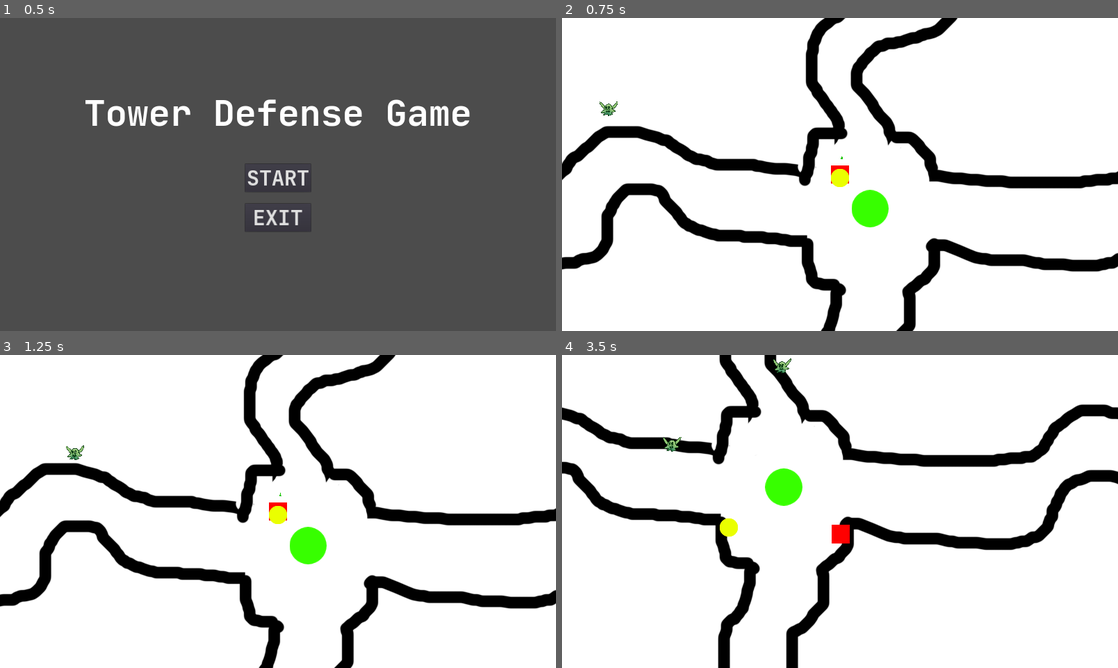
Above: before the commit, frames 1-4 (two rows, left to right).
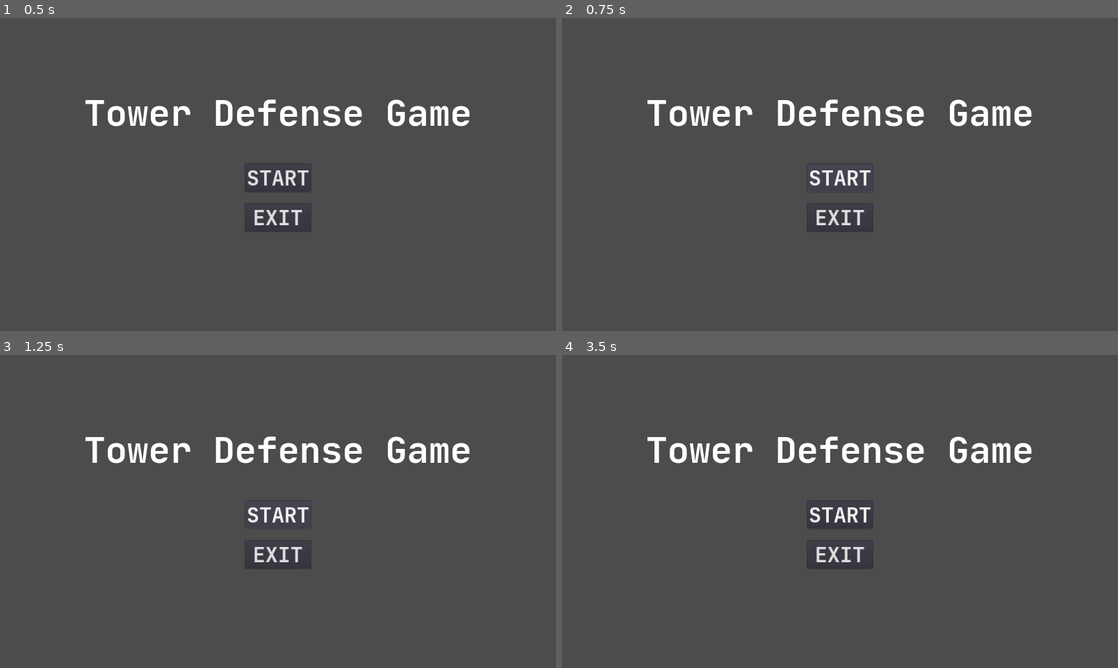
Above: after the commit, the same moments.

Repository: JoshuaEagles/TowerDefenseGame
Game: Godot game, scene res://MainMenu/Menu.tscn
Two runs of this game, one before a commit and one after it. Both use one fixed random seed, a clock stepped at 60 frames per second and the inputs below.
Inputs (mouse positions are in pixels of both pictures, inside the frame that each line leads up to):
- Up to frame 1 (0.5 s): no input
- Up to frame 2 (0.75 s): click "START" at 0.5 s
- Up to frame 3 (1.25 s): no input
- Up to frame 4 (3.5 s): click (840, 514) at 1.25 s, where only the run after the commit has a clickable "START"; move the mouse to (962, 495) at 2.02 s; hold D (move_right) 2.03-2.78 s; move the mouse to (728, 527) at 2.77 s; hold S (menu_down) from 2.78 s (still down)

Frame 1 is identical in both runs. In frame 2, 98% of the frame differs, in the area x 0-100%, y 0-100%; in frame 3, 98%; in frame 4, 99%.

Commit message:
initial navmesh implementation

Diff:
--- a/Enemies/EnemyBase.gd
+++ b/Enemies/EnemyBase.gd
@@ -1,28 +1,51 @@
 extends Node
+
+var SPEED : float
+var SLIME_COLOUR : Color
+
+var can_move : bool
 
 var center : Vector2
 var spawn_point : Vector2
 var pathPercent : float
 var relativeTotalMovement : Vector2
 var sinTime : float
+var max_health
+var health
 
 class_name Enemy_Base
 
 func init(spawn_point : Vector2):
-	#spawn_point = Vector2(640, -640)#-640*/)
 	self.spawn_point = spawn_point
-	self.position = spawn_point
+	#self.position = spawn_point
 	center = get_tree().get_root().get_node("World/Center").position
-	relativeTotalMovement = center - spawn_point
+	var pathArray = get_tree().get_root().get_node("World/Navigation2D").get_simple_path(spawn_point, center)
+
+	for vector in pathArray:
+		self.curve.add_point(vector)
+
+	#relativeTotalMovement = center - spawn_point
 
 	pathPercent = 0
 	sinTime = 0
 
-func move_towards_center(delta : float, SPEED : float) -> void:
-	pathPercent += delta * SPEED
-	sinTime += delta * 5
-	self.position = spawn_point + relativeTotalMovement * pathPercent
-	self.position += relativeTotalMovement.rotated(deg2rad(90)).normalized() * sin(sinTime) * 10
+func general_process():
+	if health <= 0:
+		kill()
+
+func move_towards_center(delta : float) -> void:
+	if !can_move:
+		return
+
+	self.get_node("GreenSlimePathFollow").offset += delta * SPEED
+
+	#pathPercent += delta * SPEED
+	#sinTime += delta * 5
+	#self.position = spawn_point + relativeTotalMovement * pathPercent
+	#self.position += relativeTotalMovement.rotated(deg2rad(90)).normalized() * sin(sinTime) * 10
+
+func ouch(hurt_amount : float):
+	health -= hurt_amount
 
 func kill():
 	var enemyMaster = get_parent().get_parent()
--- a/Enemies/EnemyMaster.gd
+++ b/Enemies/EnemyMaster.gd
@@ -8,13 +8,13 @@
 func _ready():
 	var enemy = green_slime.instance()
 	$SpawnedEnemies.add_child(enemy)
-	enemy.init(Vector2(640, -640))
+	enemy.init($EnemySpawnPoints/SpawnPointN.position)
 	emit_signal("new_enemy",  enemy)
 
-	enemy = green_slime.instance()
-	$SpawnedEnemies.add_child(enemy)
-	enemy.init(Vector2(-300,0))
-	emit_signal("new_enemy", enemy)
+#	enemy = green_slime.instance()
+#	$SpawnedEnemies.add_child(enemy)
+#	enemy.init($EnemySpawnPoints/SpawnPointN.position)
+#	emit_signal("new_enemy", enemy)
 
 func kill_enemy(enemy : Node2D):
 	emit_signal("enemy_killed", enemy)
--- a/Enemies/GreenSlime.gd
+++ b/Enemies/GreenSlime.gd
@@ -1,12 +1,24 @@
 extends Enemy_Base
 
-const SPEED = 1.0/5.0
-const slime_colour = Color(146, 197, 117)
+onready var progress_bar = $GreenSlimePathFollow/ProgressBar
+onready var animated_sprite = $GreenSlimePathFollow/AnimatedSprite
 
 func _ready():
-	pass
+	SPEED = 500
+	SLIME_COLOUR = Color(146, 197, 117)
+
+	can_move = true
+
+	max_health = 100
+	health = max_health
+	progress_bar.max_value = max_health
+	progress_bar.value = health
 
 func _process(delta : float) -> void:
-	if (!$Animated_Sprite.is_playing()):
-		$Animated_Sprite/AnimationPlayer.play("Normal")
-	.move_towards_center(delta, SPEED)
+	.general_process()
+	.move_towards_center(delta)
+
+	progress_bar.value = health
+
+	if (!animated_sprite.is_playing()):
+		animated_sprite.get_node("AnimationPlayer").play("Normal")
--- a/Enemies/GreenSlime.tscn
+++ b/Enemies/GreenSlime.tscn
@@ -25,6 +25,11 @@
 [ext_resource path="res://Enemies/Assets/SlimeLv1/Slime1Moho_00022.png" type="Texture" id=23]
 [ext_resource path="res://Enemies/GreenSlime.gd" type="Script" id=24]
 
+[sub_resource type="Curve2D" id=5]
+_data = {
+"points": PoolVector2Array(  )
+}
+
 [sub_resource type="SpriteFrames" id=1]
 animations = [ {
 "frames": [ ExtResource( 2 ), ExtResource( 4 ), ExtResource( 5 ), ExtResource( 1 ), ExtResource( 3 ), ExtResource( 6 ), …(322 unchanged characters)…
@@ -49,36 +54,47 @@
 "values": [ 0, 22 ]
 }
 
+[sub_resource type="StyleBoxFlat" id=4]
+bg_color = Color( 0.427451, 0.85098, 0.360784, 1 )
+corner_detail = 1
+
 [sub_resource type="CapsuleShape2D" id=3]
 radius = 204.365
 height = 23.353
 
-[node name="Green_Slime" type="KinematicBody2D"]
-scale = Vector2( 0.1, 0.1 )
+[node name="GreenSlime" type="Path2D"]
+curve = SubResource( 5 )
 script = ExtResource( 24 )
 
-[node name="ProgressBar" type="ProgressBar" parent="."]
-margin_left = -305.181
-margin_top = -451.271
-margin_right = -301.181
-margin_bottom = -437.271
-size_flags_vertical = 1
-min_value = -0.211
-value = 50.0
+[node name="GreenSlimePathFollow" type="PathFollow2D" parent="."]
+scale = Vector2( 1, 1 )
+
+[node name="AnimatedSprite" type="AnimatedSprite" parent="GreenSlimePathFollow"]
+scale = Vector2( 1, 1 )
+frames = SubResource( 1 )
+animation = "Normal"
+
+[node name="AnimationPlayer" type="AnimationPlayer" parent="GreenSlimePathFollow/AnimatedSprite"]
+anims/Normal = SubResource( 2 )
+
+[node name="VisibilityNotifier2D" type="VisibilityNotifier2D" parent="GreenSlimePathFollow"]
+scale = Vector2( 1, 1 )
+
+[node name="ProgressBar" type="ProgressBar" parent="GreenSlimePathFollow"]
+margin_left = -277.0
+margin_top = -481.0
+margin_right = 316.0
+margin_bottom = -355.0
+custom_styles/fg = SubResource( 4 )
+value = 100.0
+percent_visible = false
 __meta__ = {
 "_edit_use_anchors_": false
 }
 
-[node name="Animated_Sprite" type="AnimatedSprite" parent="."]
-frames = SubResource( 1 )
-animation = "Normal"
-frame = 3
+[node name="Area2D" type="Area2D" parent="GreenSlimePathFollow"]
 
-[node name="AnimationPlayer" type="AnimationPlayer" parent="Animated_Sprite"]
-anims/Normal = SubResource( 2 )
-
-[node name="VisibilityNotifier2D" type="VisibilityNotifier2D" parent="."]
-
-[node name="CollisionShape2D" type="CollisionShape2D" parent="."]
+[node name="CollisionShape2D" type="CollisionShape2D" parent="GreenSlimePathFollow/Area2D"]
 position = Vector2( 15.778, -41.0226 )
+scale = Vector2( 1, 1 )
 shape = SubResource( 3 )
--- a/MainMenu/Menu.gd
+++ b/MainMenu/Menu.gd
@@ -9,11 +9,6 @@
 
 	# get_node("VBoxContainer/VBoxContainer/StartButton")
 	# $VBoxContainer/StartButton
-
-func _process(delta):
-	for button in buttons:
-		if button.pressed:
-			button.action()
 
 	if ($Selected.visible):
 		if Input.is_action_just_pressed("menu_up"):
--- a/Player/Player.gd
+++ b/Player/Player.gd
@@ -11,7 +11,7 @@
 
 func _process(delta):
 	for enemy_notifier in $EnemyNotifiers.get_children():
-		var enemy = enemy_notifier.associated_enemy
+		var enemy = enemy_notifier.associated_enemy.get_child(0)
 		enemy_notifier.visible = !enemy.get_node("VisibilityNotifier2D").is_on_screen()
 		if !enemy.get_node("VisibilityNotifier2D").is_on_screen():
 			var player_enemy_difference = position - enemy.position
@@ -29,9 +29,10 @@
 	$Cursor.position = $Camera2D.get_global_mouse_position()
 
 	if (Input.is_action_pressed("menu_action")):
-		for body in $Cursor/Area2D.get_overlapping_bodies():
-			if body is Enemy_Base:
-				body.kill()
+		var newTrap = load("res://SimpleTrap.tscn").instance()
+		newTrap.set_as_toplevel(true)
+		newTrap.setup($Camera2D.get_global_mouse_position())
+		add_child(newTrap)
 
 func _on_Enemy_Master_new_enemy(enemy : Node2D):
 	var instanced_notifier = enemy_notifier.instance()
--- /dev/null
+++ b/SimpleTrap.gd
@@ -0,0 +1,25 @@
+extends Node2D
+
+var health : float
+var DAMAGE_AMOUNT : float
+var active : bool
+
+func _ready():
+	pass # Replace with function body.
+
+func _process(delta):
+	for body in $TriggerRadius.get_overlapping_bodies():
+		if body is Enemy_Base:
+			active = true
+
+	if $TriggerRadius.get_overlapping_bodies().size() == 0:
+		active = false
+
+	if active:
+		for body in $EffectRadius.get_overlapping_bodies():
+			if body is Enemy_Base:
+				body.can_move = false
+				body.ouch(60*delta)
+
+func setup(newPosition : Vector2):
+	position = newPosition
--- /dev/null
+++ b/SimpleTrap.tscn
@@ -0,0 +1,26 @@
+[gd_scene load_steps=4 format=2]
+
+[ext_resource path="res://SimpleTrap.gd" type="Script" id=1]
+
+[sub_resource type="CircleShape2D" id=1]
+radius = 69.0232
+
+[sub_resource type="CircleShape2D" id=2]
+radius = 120.664
+
+[node name="SimpleTrap" type="Node2D"]
+script = ExtResource( 1 )
+
+[node name="TriggerRadius" type="Area2D" parent="."]
+collision_layer = 0
+collision_mask = 2
+
+[node name="CollisionShape2D" type="CollisionShape2D" parent="TriggerRadius"]
+shape = SubResource( 1 )
+
+[node name="EffectRadius" type="Area2D" parent="."]
+collision_layer = 0
+collision_mask = 2
+
+[node name="CollisionShape2D" type="CollisionShape2D" parent="EffectRadius"]
+shape = SubResource( 2 )
--- a/World/World.tscn
+++ b/World/World.tscn
@@ -1,9 +1,14 @@
-[gd_scene load_steps=5 format=2]
+[gd_scene load_steps=6 format=2]
 
 [ext_resource path="res://World/Center.png" type="Texture" id=1]
 [ext_resource path="res://Player/Player.tscn" type="PackedScene" id=2]
 [ext_resource path="res://Enemies/EnemyMaster.gd" type="Script" id=3]
 [ext_resource path="res://World/CrapWorld.png" type="Texture" id=4]
+
+[sub_resource type="NavigationPolygon" id=1]
+vertices = PoolVector2Array( 908.961, -728.653, 1120.17, -732.754, 1020.84, -482.487, 911.244, -554.407, 883.846, -503.035, 924.943, -342.07, 763.978, -403.717, 849.598, -270.15, 657.81, -222.203, 469.447, -235.902, 513.969, -277, 582.465, -136.583, 455.748, -74.9372, 582.465, -50.9637, 541.367, 51.7799, 709.182, 123.7, 558.491, 103.152, 750.279, 620.294, 483.146, 599.746, 448.898, 579.197, 431.774, 455.905, 435.199, 274.391, 459.172, 127.125, 798.226, 171.647, 842.748, 253.842, 832.474, 473.029, 822.2, 582.622, 846.173, 544.949 )
+polygons = [ PoolIntArray( 0, 1, 2, 3 ), PoolIntArray( 4, 3, 2, 5 ), PoolIntArray( 6, 4, 5, 7, 8 ), PoolIntArray( 9, 10, 6, 8, 11, 12 ), PoolIntArray( 12, 11, 13, 14 ), PoolIntArray( 14, 13, 15, 16 ), PoolIntArray( 17, 18, 19, 20, 21, 22, 16, 15, 23, 24, 25, 26 ), PoolIntArray( 26, 25, 27 ) ]
+outlines = [ PoolVector2Array( 908.961, -728.653, 911.244, -554.407, 883.846, -503.035, 763.978, -403.717, 513.969, -277, 469.447, -235.902, 455.748, -74.9372, 541.367, 51.7799, 558.491, 103.152, 459.172, 127.125, 435.199, 274.391, 431.774, 455.905, 448.898, 579.197, 483.146, 599.746, 750.279, 620.294, 822.2, 582.622, 846.173, 544.949, 832.474, 473.029, 842.748, 253.842, 798.226, 171.647, 709.182, 123.7, 582.465, -50.9637, 582.465, -136.583, 657.81, -222.203, 849.598, -270.15, 924.943, -342.07, 1020.84, -482.487, 1120.17, -732.754 ) ]
 
 [node name="World" type="Node2D"]
 
@@ -39,10 +44,7 @@
 }
 
 [node name="SpawnPointN" type="Node2D" parent="EnemyMaster/EnemySpawnPoints"]
-position = Vector2( 640, -640 )
-__meta__ = {
-"_edit_lock_": true
-}
+position = Vector2( 990.655, -679.667 )
 
 [node name="SpawnPointS" type="Node2D" parent="EnemyMaster/EnemySpawnPoints"]
 position = Vector2( 640, 1360 )
@@ -61,5 +63,20 @@
 __meta__ = {
 "_edit_lock_": true
 }
+
+[node name="StaticBody2D" type="StaticBody2D" parent="."]
+
+[node name="CollisionPolygon2D" type="CollisionPolygon2D" parent="StaticBody2D"]
+polygon = PoolVector2Array( -1149.21, 319.81, -1039.16, 251.504, -800.086, 274.273, -500.298, 259.094, -265.022, 73.1494, -109.436, 84.5338, 57.5339, 171.814, 391.474, 209.761, 433.217, 80.739, 501.523, 80.739, 410.448, -90.026, 440.806, -279.765, 748.183, -442.94, 896.179, -549.194, 896.179, -598.526, -1145.41, -590.936 )
+
+[node name="StaticBody2D2" type="StaticBody2D" parent="."]
+
+[node name="CollisionPolygon2D" type="CollisionPolygon2D" parent="StaticBody2D2"]
+polygon = PoolVector2Array( 1103.03, -598.929, 1092.76, -540.708, 1048.24, -448.239, 962.616, -331.796, 890.695, -232.477, 674.934, -174.256, 609.863, -119.459, 623.562, -57.8132, 733.155, 99.7269, 784.527, 89.4525, 849.598, 157.948, 866.722, 205.895, 890.695, 226.444, 1120.16, 246.993, 1377.01, 250.417, 1507.16, 233.294, 1585.93, 113.426, 1657.85, 75.7534, 1877.03, 92.8773, 1966.08, 161.373, 2034.57, 229.869, 2085.95, 291.515, 2168.14, 329.188, 2318.83, 318.913, 2438.7, 267.541, 2558.57, 154.523, 2620.21, 133.975, 2692.13, 137.4, 2702.41, -598.929 )
+
+[node name="Navigation2D" type="Navigation2D" parent="."]
+
+[node name="NavigationPolygonInstance" type="NavigationPolygonInstance" parent="Navigation2D"]
+navpoly = SubResource( 1 )
 [connection signal="enemy_killed" from="EnemyMaster" to="Player" method="_on_Enemy_Master_enemy_killed"]
 [connection signal="new_enemy" from="EnemyMaster" to="Player" method="_on_Enemy_Master_new_enemy"]
Not shown, added: .mono/metadata/ide_server_meta.txt
Not shown: 1 places in Enemies/GreenSlime.tscn that only renumber resources
Binary file added: World/CrapWorld2.png
Not shown, added: World/CrapWorld2.png.import
